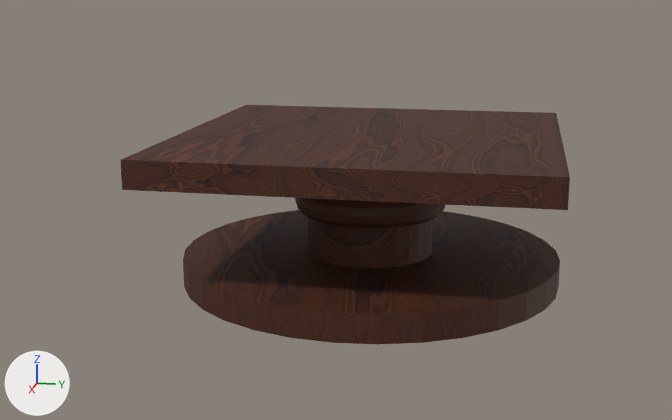
An edit to the FBX model Assets/Meshes/square.fbx, drawn before and after from the same camera.
Rendered twice from a 50 mm camera at (3.06, 0.49, 0.96) aimed at (0.04, -0.11, 0.2). The lights are fixed; the arrows at lower left show +X, +Y and +Z. Vertices at the same position are counted once.

Objects in the first picture: 'Square'.
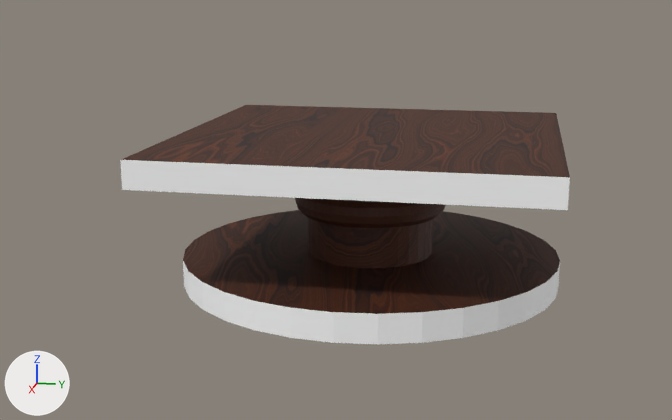
Where the change shows, as pixel boxes [x1, y1, x2, y2] in the pictures (672 x 420 px):
part 1 of me_square, recoloured (brown to white): [183, 261, 560, 344] in both
part 2 of me_square, recoloured (brown to white): [120, 160, 570, 210] in both

What changed in the scene script:
```text
Add mat_outline:
    mat_outline = principled_material('outline')
    mat_outline.base_color = (1.0, 1.0, 1.0)  # white #ffffff
    mat_outline.roughness = 0.69
Change me_square:
    where me_square.from_pydata(...)  # 796 vertices, 684 faces; spans x -0.8..0.8, y -0.8..0.8, z -0.03..0.55
    used by ob_square; location = (0.0, 0.0, 0.0)
    me_square part 1: all 32 faces centred in x -0.63..0.63, y -0.63..0.63, z 0.02 switch from mat_square (picture img_wood_jpg) to mat_outline (white #ffffff)
    me_square part 2: the 1 face centred in x 0.62, y 0.0, z 0.42 switches from mat_square (picture img_wood_jpg) to mat_outline (white #ffffff)
```
